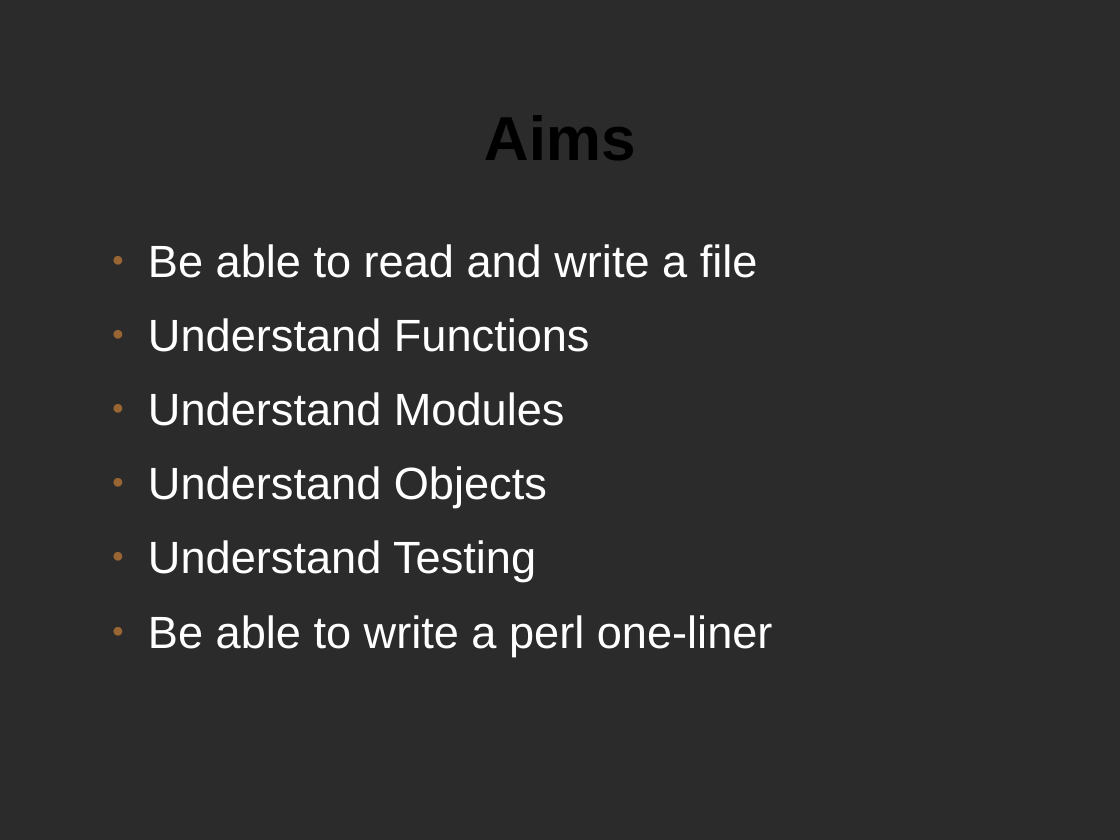
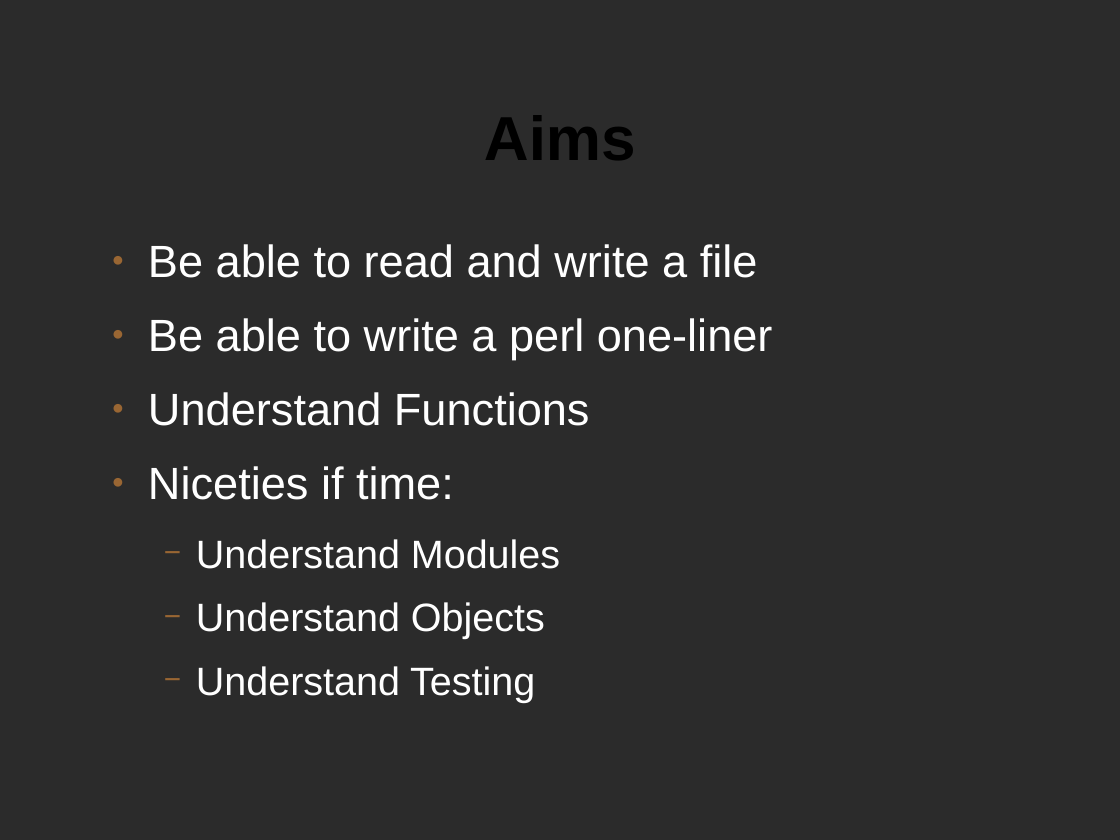
Before and after one commit to setitesuk/basic_perl_course, a slide deck: slide 3 of 00-introduction/introduction_slides.odp. Drawn at 1120x840 pixels with LibreOffice and Linux fonts; fonts in the diff are those of the drawing; background and template pictures are left out; a plain dark background stands for a picture behind light text. Boxes give left, top, right and bottom in pixels: in the first picture for what was removed or moved away, otherwise in the second. Text is boxed around its words. In the diff, an @@ line names an element or a change of style, - is before the commit and + after.

```diff
--- a/00-introduction/introduction_slides.odp
+++ b/00-introduction/introduction_slides.odp
@@ text at bbox=[148, 318, 773, 360]: paragraph added @@
+● Be able to write a perl one-liner
@@ text at bbox=[148, 466, 454, 500]: paragraph added @@
+● Niceties if time:
@@ text at bbox=[196, 539, 560, 702]: size 32 to 28 pt in "Understand Modules", "Understand Objects", "Understand Testing"; bullet ● to −; list level 1 to 2 in "Understand Modules"; list level 1 to 2 in "Understand Objects"; list level 1 to 2 in "Understand Testing" @@
@@ text at bbox=[148, 615, 773, 656]: paragraph removed @@
-● Be able to write a perl one-liner
```
Also in this commit, not shown: 23 other files.
